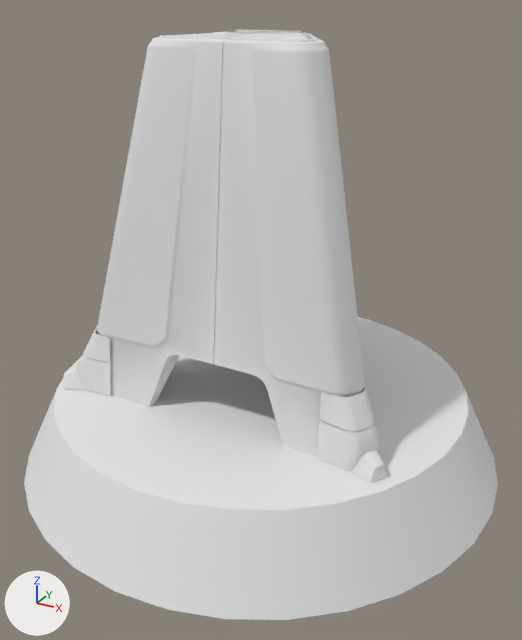
The FBX model SlidingTower/Assets/Prefab/Mesh/Buildingx/v2/nexus.fbx: old version first, new version second.
The view is the same before and after, from a 50 mm camera at (1.51, -2.74, 1.9) aimed at (0.05, -0.09, 0.58). The lights are fixed; the arrows at lower left show +X, +Y and +Z. Where no turn or scale is listed for an object, it has been applied to the vertices. Vertices at the same position are counted once.

Objects in the first picture: 'corps'.
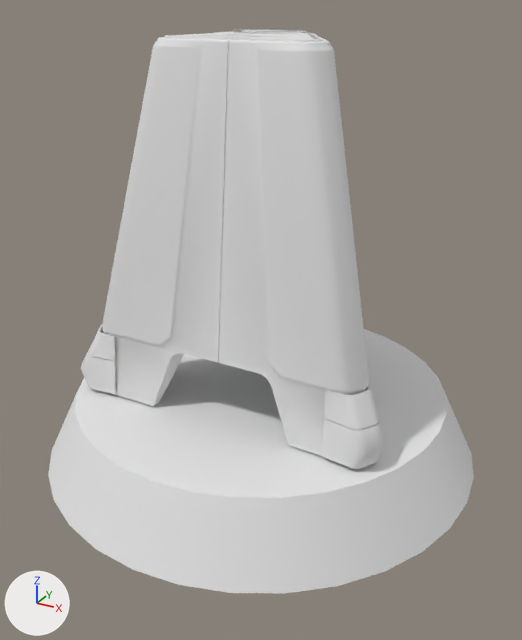
Location of each change, [x1, y1, x2, y2] in pixels of the pictures (522 x 640 px; the box of a moved part takes in the faces that stretch with it):
'corps', reshaped (10% narrower)
    before: [24, 29, 498, 620]
    after: [48, 29, 474, 594]
part 1 of me_mesh, moved or reshaped
    before: [24, 317, 498, 620]
    after: [48, 329, 474, 594]
part 2 of me_mesh, moved or reshaped
    before: [63, 29, 387, 483]
    after: [81, 29, 384, 469]

The change, as a list of edits to the scene's bpy script:
```text
Change me_mesh:
    used by ob_corps; location = (0.0, 0.0, 1.005)
    remove me_mesh.from_pydata(...)  # 2785 vertices, 5174 faces; spans x -1.16..1.16, y -1.16..1.16, z -1.16..0.8
    add me_mesh.from_pydata(...)  # 2715 vertices, 4772 faces; spans x -1.05..1.05, y -1.05..1.05, z -1.14..0.8
    me_mesh part 1: the loose piece of 64 vertices spanning x -1.16..1.16, y -1.16..1.16, z -1.16..-0.8 is scaled about its middle by 0.904
    me_mesh part 2: 164 vertices moved within x -0.74..0.71, y -0.44..0.8, z -0.63..0.8; 2344 vertices removed from x -0.83..0.81, y -0.52..0.92, z -0.81..0.8; 2274 vertices added at x -0.77..0.76, y -0.47..0.87, z -0.81..0.8
```
